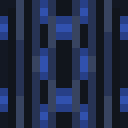
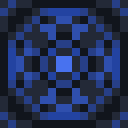
The second w=128, h=128 image is a revision of the first. Changes to its layers:
added layer "top" above "side-top" over [0, 0, 128, 128]
renamed "side-top" to "side-bottom", painted on it over [0, 0, 128, 128]
